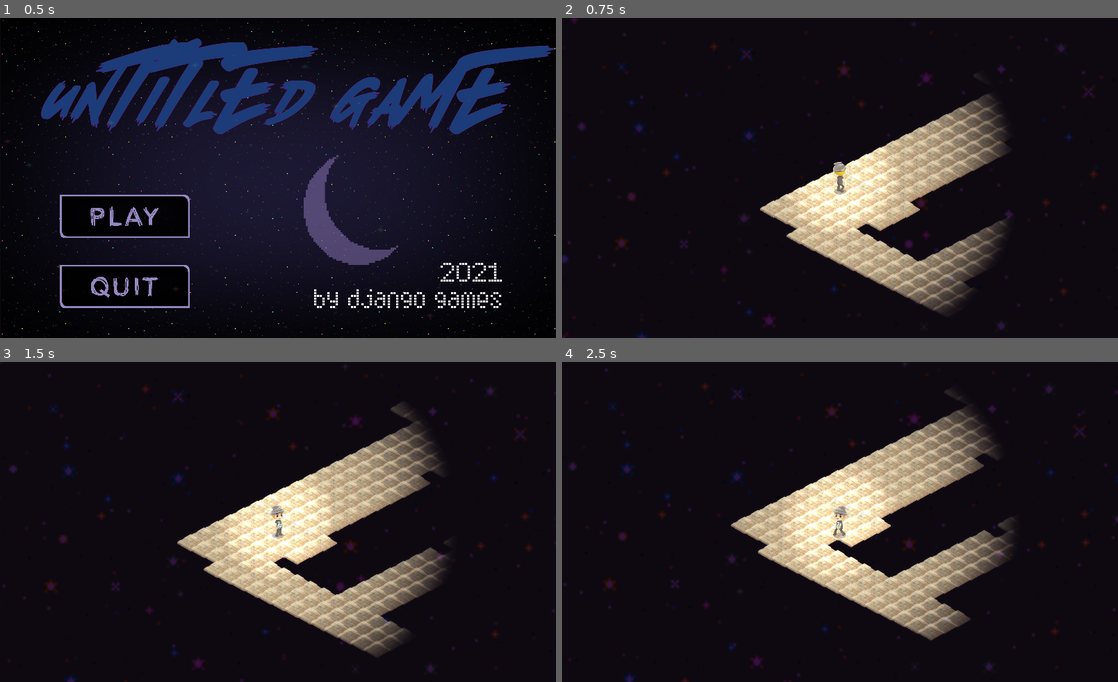
Above: before the commit, frames 1-4 (two rows, left to right).
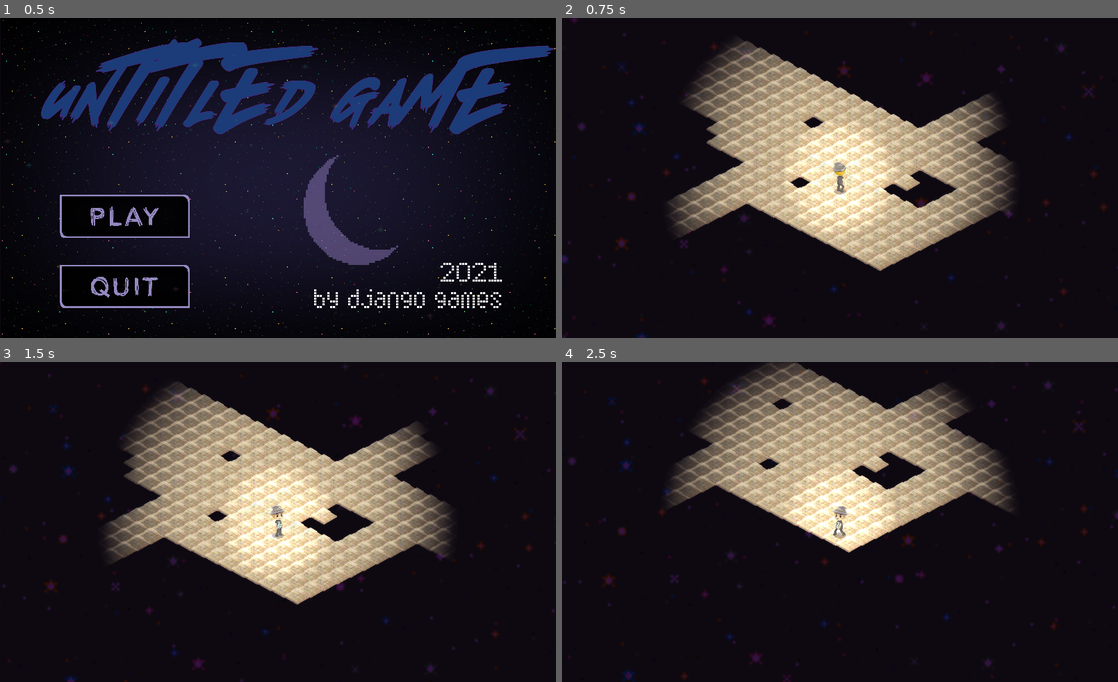
Above: after the commit, the same moments.

Repository: django-games/cgj2021
Game: Godot game, scene res://src/UI/MainMenu.tscn
The game is run twice, just before and just after one commit, with the same random seed, the same clock (stepped at 60 frames per second) and the same inputs.
Inputs (mouse positions are in pixels of both pictures, inside the frame that each line leads up to):
- Up to frame 1 (0.5 s): no input
- Up to frame 2 (0.75 s): click (684, 216) at 0.5 s
- Up to frame 3 (1.5 s): tap Enter at 1.25 s; hold Right (ui_right) from 1.28 s (still down)
- Up to frame 4 (2.5 s): release Right (ui_right) at 2.03 s; hold Down (ui_down) from 2.03 s (still down)

Frame 1 is identical in both runs. In frame 2, 21% of the frame differs, in the area x 19-82%, y 6-93%; in frame 3, 21%; in frame 4, 28%, in the area x 0-100%, y 0-100%.

Commit message:
Collision shape of the player smaller. Change number of steps to 15. Z_index of player and enemy changed to 1

Diff:
--- a/project/Walker.gd
+++ b/project/Walker.gd
@@ -2,7 +2,7 @@
 class_name Walker
 
 const DIRECTIONS = [Vector2.RIGHT, Vector2.UP, Vector2.LEFT, Vector2.DOWN]
-const MAX_STEPS: = 25
+const MAX_STEPS: = 15
 const CHANCE_TURN: = 0.128
 
 var position: = Vector2.ZERO
--- a/project/src/Actors/Enemy.tscn
+++ b/project/src/Actors/Enemy.tscn
@@ -93,6 +93,7 @@
 
 [node name="Enemy" type="Area2D"]
 light_mask = -2147483646
+z_index = 1
 script = ExtResource( 2 )
 
 [node name="Particles2D" type="CPUParticles2D" parent="."]
--- a/project/src/Actors/Player.gd
+++ b/project/src/Actors/Player.gd
@@ -106,7 +106,6 @@
 func is_dead():
 	return dead
 
-
 func pick_gem(gem_name):
 	collected_gems.append(gem_name)
 	check_win()
--- a/project/src/Actors/Player.tscn
+++ b/project/src/Actors/Player.tscn
@@ -13,294 +13,295 @@
 [sub_resource type="AtlasTexture" id=1]
 flags = 4
 atlas = ExtResource( 3 )
+region = Rect2( 510, 170, 85, 170 )
+
+[sub_resource type="AtlasTexture" id=2]
+flags = 4
+atlas = ExtResource( 3 )
+region = Rect2( 595, 170, 85, 170 )
+
+[sub_resource type="AtlasTexture" id=3]
+flags = 4
+atlas = ExtResource( 3 )
+region = Rect2( 680, 170, 85, 170 )
+
+[sub_resource type="AtlasTexture" id=4]
+flags = 4
+atlas = ExtResource( 3 )
+region = Rect2( 765, 170, 85, 170 )
+
+[sub_resource type="AtlasTexture" id=5]
+flags = 4
+atlas = ExtResource( 3 )
+region = Rect2( 850, 170, 85, 170 )
+
+[sub_resource type="AtlasTexture" id=6]
+flags = 4
+atlas = ExtResource( 3 )
+region = Rect2( 935, 170, 85, 170 )
+
+[sub_resource type="AtlasTexture" id=7]
+flags = 4
+atlas = ExtResource( 3 )
+region = Rect2( 1530, 170, 85, 170 )
+
+[sub_resource type="AtlasTexture" id=8]
+flags = 4
+atlas = ExtResource( 3 )
+region = Rect2( 1615, 170, 85, 170 )
+
+[sub_resource type="AtlasTexture" id=9]
+flags = 4
+atlas = ExtResource( 3 )
+region = Rect2( 1700, 170, 85, 170 )
+
+[sub_resource type="AtlasTexture" id=10]
+flags = 4
+atlas = ExtResource( 3 )
+region = Rect2( 1785, 170, 85, 170 )
+
+[sub_resource type="AtlasTexture" id=11]
+flags = 4
+atlas = ExtResource( 3 )
+region = Rect2( 1870, 170, 85, 170 )
+
+[sub_resource type="AtlasTexture" id=12]
+flags = 4
+atlas = ExtResource( 3 )
+region = Rect2( 1955, 170, 85, 170 )
+
+[sub_resource type="AtlasTexture" id=13]
+flags = 4
+atlas = ExtResource( 3 )
+region = Rect2( 510, 0, 85, 170 )
+
+[sub_resource type="AtlasTexture" id=14]
+flags = 4
+atlas = ExtResource( 3 )
+region = Rect2( 595, 0, 85, 170 )
+
+[sub_resource type="AtlasTexture" id=15]
+flags = 4
+atlas = ExtResource( 3 )
+region = Rect2( 680, 0, 85, 170 )
+
+[sub_resource type="AtlasTexture" id=16]
+flags = 4
+atlas = ExtResource( 3 )
+region = Rect2( 765, 0, 85, 170 )
+
+[sub_resource type="AtlasTexture" id=17]
+flags = 4
+atlas = ExtResource( 3 )
+region = Rect2( 850, 0, 85, 170 )
+
+[sub_resource type="AtlasTexture" id=18]
+flags = 4
+atlas = ExtResource( 3 )
+region = Rect2( 935, 0, 85, 170 )
+
+[sub_resource type="AtlasTexture" id=19]
+flags = 4
+atlas = ExtResource( 3 )
+region = Rect2( 1020, 170, 85, 170 )
+
+[sub_resource type="AtlasTexture" id=20]
+flags = 4
+atlas = ExtResource( 3 )
+region = Rect2( 1105, 170, 85, 170 )
+
+[sub_resource type="AtlasTexture" id=21]
+flags = 4
+atlas = ExtResource( 3 )
+region = Rect2( 1190, 170, 85, 170 )
+
+[sub_resource type="AtlasTexture" id=22]
+flags = 4
+atlas = ExtResource( 3 )
+region = Rect2( 1275, 170, 85, 170 )
+
+[sub_resource type="AtlasTexture" id=23]
+flags = 4
+atlas = ExtResource( 3 )
+region = Rect2( 1360, 170, 85, 170 )
+
+[sub_resource type="AtlasTexture" id=24]
+flags = 4
+atlas = ExtResource( 3 )
+region = Rect2( 1445, 170, 85, 170 )
+
+[sub_resource type="AtlasTexture" id=25]
+flags = 4
+atlas = ExtResource( 3 )
+region = Rect2( 1020, 0, 85, 170 )
+
+[sub_resource type="AtlasTexture" id=26]
+flags = 4
+atlas = ExtResource( 3 )
+region = Rect2( 1105, 0, 85, 170 )
+
+[sub_resource type="AtlasTexture" id=27]
+flags = 4
+atlas = ExtResource( 3 )
+region = Rect2( 1190, 0, 85, 170 )
+
+[sub_resource type="AtlasTexture" id=28]
+flags = 4
+atlas = ExtResource( 3 )
+region = Rect2( 1275, 0, 85, 170 )
+
+[sub_resource type="AtlasTexture" id=29]
+flags = 4
+atlas = ExtResource( 3 )
+region = Rect2( 1360, 0, 85, 170 )
+
+[sub_resource type="AtlasTexture" id=30]
+flags = 4
+atlas = ExtResource( 3 )
+region = Rect2( 1445, 0, 85, 170 )
+
+[sub_resource type="AtlasTexture" id=31]
+flags = 4
+atlas = ExtResource( 3 )
+region = Rect2( 0, 0, 85, 170 )
+
+[sub_resource type="AtlasTexture" id=32]
+flags = 4
+atlas = ExtResource( 3 )
+region = Rect2( 85, 0, 85, 170 )
+
+[sub_resource type="AtlasTexture" id=33]
+flags = 4
+atlas = ExtResource( 3 )
+region = Rect2( 170, 0, 85, 170 )
+
+[sub_resource type="AtlasTexture" id=34]
+flags = 4
+atlas = ExtResource( 3 )
+region = Rect2( 255, 0, 85, 170 )
+
+[sub_resource type="AtlasTexture" id=35]
+flags = 4
+atlas = ExtResource( 3 )
+region = Rect2( 340, 0, 85, 170 )
+
+[sub_resource type="AtlasTexture" id=36]
+flags = 4
+atlas = ExtResource( 3 )
+region = Rect2( 425, 0, 85, 170 )
+
+[sub_resource type="AtlasTexture" id=37]
+flags = 4
+atlas = ExtResource( 3 )
+region = Rect2( 1530, 0, 85, 170 )
+
+[sub_resource type="AtlasTexture" id=38]
+flags = 4
+atlas = ExtResource( 3 )
+region = Rect2( 1615, 0, 85, 170 )
+
+[sub_resource type="AtlasTexture" id=39]
+flags = 4
+atlas = ExtResource( 3 )
+region = Rect2( 1700, 0, 85, 170 )
+
+[sub_resource type="AtlasTexture" id=40]
+flags = 4
+atlas = ExtResource( 3 )
+region = Rect2( 1785, 0, 85, 170 )
+
+[sub_resource type="AtlasTexture" id=41]
+flags = 4
+atlas = ExtResource( 3 )
+region = Rect2( 1870, 0, 85, 170 )
+
+[sub_resource type="AtlasTexture" id=42]
+flags = 4
+atlas = ExtResource( 3 )
+region = Rect2( 1955, 0, 85, 170 )
+
+[sub_resource type="AtlasTexture" id=43]
+flags = 4
+atlas = ExtResource( 3 )
 region = Rect2( 0, 170, 85, 170 )
 
-[sub_resource type="AtlasTexture" id=2]
+[sub_resource type="AtlasTexture" id=44]
 flags = 4
 atlas = ExtResource( 3 )
 region = Rect2( 85, 170, 85, 170 )
 
-[sub_resource type="AtlasTexture" id=3]
+[sub_resource type="AtlasTexture" id=45]
 flags = 4
 atlas = ExtResource( 3 )
 region = Rect2( 170, 170, 85, 170 )
 
-[sub_resource type="AtlasTexture" id=4]
+[sub_resource type="AtlasTexture" id=46]
 flags = 4
 atlas = ExtResource( 3 )
 region = Rect2( 255, 170, 85, 170 )
 
-[sub_resource type="AtlasTexture" id=5]
+[sub_resource type="AtlasTexture" id=47]
 flags = 4
 atlas = ExtResource( 3 )
 region = Rect2( 340, 170, 85, 170 )
 
-[sub_resource type="AtlasTexture" id=6]
+[sub_resource type="AtlasTexture" id=48]
 flags = 4
 atlas = ExtResource( 3 )
 region = Rect2( 425, 170, 85, 170 )
-
-[sub_resource type="AtlasTexture" id=7]
-flags = 4
-atlas = ExtResource( 3 )
-region = Rect2( 1020, 0, 85, 170 )
-
-[sub_resource type="AtlasTexture" id=8]
-flags = 4
-atlas = ExtResource( 3 )
-region = Rect2( 1105, 0, 85, 170 )
-
-[sub_resource type="AtlasTexture" id=9]
-flags = 4
-atlas = ExtResource( 3 )
-region = Rect2( 1190, 0, 85, 170 )
-
-[sub_resource type="AtlasTexture" id=10]
-flags = 4
-atlas = ExtResource( 3 )
-region = Rect2( 1275, 0, 85, 170 )
-
-[sub_resource type="AtlasTexture" id=11]
-flags = 4
-atlas = ExtResource( 3 )
-region = Rect2( 1360, 0, 85, 170 )
-
-[sub_resource type="AtlasTexture" id=12]
-flags = 4
-atlas = ExtResource( 3 )
-region = Rect2( 1445, 0, 85, 170 )
-
-[sub_resource type="AtlasTexture" id=13]
-flags = 4
-atlas = ExtResource( 3 )
-region = Rect2( 0, 0, 85, 170 )
-
-[sub_resource type="AtlasTexture" id=14]
-flags = 4
-atlas = ExtResource( 3 )
-region = Rect2( 85, 0, 85, 170 )
-
-[sub_resource type="AtlasTexture" id=15]
-flags = 4
-atlas = ExtResource( 3 )
-region = Rect2( 170, 0, 85, 170 )
-
-[sub_resource type="AtlasTexture" id=16]
-flags = 4
-atlas = ExtResource( 3 )
-region = Rect2( 255, 0, 85, 170 )
-
-[sub_resource type="AtlasTexture" id=17]
-flags = 4
-atlas = ExtResource( 3 )
-region = Rect2( 340, 0, 85, 170 )
-
-[sub_resource type="AtlasTexture" id=18]
-flags = 4
-atlas = ExtResource( 3 )
-region = Rect2( 425, 0, 85, 170 )
-
-[sub_resource type="AtlasTexture" id=19]
-flags = 4
-atlas = ExtResource( 3 )
-region = Rect2( 1530, 0, 85, 170 )
-
-[sub_resource type="AtlasTexture" id=20]
-flags = 4
-atlas = ExtResource( 3 )
-region = Rect2( 1615, 0, 85, 170 )
-
-[sub_resource type="AtlasTexture" id=21]
-flags = 4
-atlas = ExtResource( 3 )
-region = Rect2( 1700, 0, 85, 170 )
-
-[sub_resource type="AtlasTexture" id=22]
-flags = 4
-atlas = ExtResource( 3 )
-region = Rect2( 1785, 0, 85, 170 )
-
-[sub_resource type="AtlasTexture" id=23]
-flags = 4
-atlas = ExtResource( 3 )
-region = Rect2( 1870, 0, 85, 170 )
-
-[sub_resource type="AtlasTexture" id=24]
-flags = 4
-atlas = ExtResource( 3 )
-region = Rect2( 1955, 0, 85, 170 )
-
-[sub_resource type="AtlasTexture" id=25]
-flags = 4
-atlas = ExtResource( 3 )
-region = Rect2( 510, 170, 85, 170 )
-
-[sub_resource type="AtlasTexture" id=26]
-flags = 4
-atlas = ExtResource( 3 )
-region = Rect2( 595, 170, 85, 170 )
-
-[sub_resource type="AtlasTexture" id=27]
-flags = 4
-atlas = ExtResource( 3 )
-region = Rect2( 680, 170, 85, 170 )
-
-[sub_resource type="AtlasTexture" id=28]
-flags = 4
-atlas = ExtResource( 3 )
-region = Rect2( 765, 170, 85, 170 )
-
-[sub_resource type="AtlasTexture" id=29]
-flags = 4
-atlas = ExtResource( 3 )
-region = Rect2( 850, 170, 85, 170 )
-
-[sub_resource type="AtlasTexture" id=30]
-flags = 4
-atlas = ExtResource( 3 )
-region = Rect2( 935, 170, 85, 170 )
-
-[sub_resource type="AtlasTexture" id=31]
-flags = 4
-atlas = ExtResource( 3 )
-region = Rect2( 1530, 170, 85, 170 )
-
-[sub_resource type="AtlasTexture" id=32]
-flags = 4
-atlas = ExtResource( 3 )
-region = Rect2( 1615, 170, 85, 170 )
-
-[sub_resource type="AtlasTexture" id=33]
-flags = 4
-atlas = ExtResource( 3 )
-region = Rect2( 1700, 170, 85, 170 )
-
-[sub_resource type="AtlasTexture" id=34]
-flags = 4
-atlas = ExtResource( 3 )
-region = Rect2( 1785, 170, 85, 170 )
-
-[sub_resource type="AtlasTexture" id=35]
-flags = 4
-atlas = ExtResource( 3 )
-region = Rect2( 1870, 170, 85, 170 )
-
-[sub_resource type="AtlasTexture" id=36]
-flags = 4
-atlas = ExtResource( 3 )
-region = Rect2( 1955, 170, 85, 170 )
-
-[sub_resource type="AtlasTexture" id=37]
-flags = 4
-atlas = ExtResource( 3 )
-region = Rect2( 510, 0, 85, 170 )
-
-[sub_resource type="AtlasTexture" id=38]
-flags = 4
-atlas = ExtResource( 3 )
-region = Rect2( 595, 0, 85, 170 )
-
-[sub_resource type="AtlasTexture" id=39]
-flags = 4
-atlas = ExtResource( 3 )
-region = Rect2( 680, 0, 85, 170 )
-
-[sub_resource type="AtlasTexture" id=40]
-flags = 4
-atlas = ExtResource( 3 )
-region = Rect2( 765, 0, 85, 170 )
-
-[sub_resource type="AtlasTexture" id=41]
-flags = 4
-atlas = ExtResource( 3 )
-region = Rect2( 850, 0, 85, 170 )
-
-[sub_resource type="AtlasTexture" id=42]
-flags = 4
-atlas = ExtResource( 3 )
-region = Rect2( 935, 0, 85, 170 )
-
-[sub_resource type="AtlasTexture" id=43]
-flags = 4
-atlas = ExtResource( 3 )
-region = Rect2( 1020, 170, 85, 170 )
-
-[sub_resource type="AtlasTexture" id=44]
-flags = 4
-atlas = ExtResource( 3 )
-region = Rect2( 1105, 170, 85, 170 )
-
-[sub_resource type="AtlasTexture" id=45]
-flags = 4
-atlas = ExtResource( 3 )
-region = Rect2( 1190, 170, 85, 170 )
-
-[sub_resource type="AtlasTexture" id=46]
-flags = 4
-atlas = ExtResource( 3 )
-region = Rect2( 1275, 170, 85, 170 )
-
-[sub_resource type="AtlasTexture" id=47]
-flags = 4
-atlas = ExtResource( 3 )
-region = Rect2( 1360, 170, 85, 170 )
-
-[sub_resource type="AtlasTexture" id=48]
-flags = 4
-atlas = ExtResource( 3 )
-region = Rect2( 1445, 170, 85, 170 )
 
 [sub_resource type="SpriteFrames" id=49]
 animations = [ {
 "frames": [ SubResource( 1 ), SubResource( 2 ), SubResource( 3 ), SubResource( 4 ), SubResource( 5 ), SubResource( 6 ) ],
 "loop": true,
+"name": "move_back",
+"speed": 5.0
+}, {
+"frames": [ SubResource( 7 ), SubResource( 8 ), SubResource( 9 ), SubResource( 10 ), SubResource( 11 ), SubResource( 12 ) ],
+"loop": true,
+"name": "move_right_back",
+"speed": 5.0
+}, {
+"frames": [ SubResource( 13 ), SubResource( 14 ), SubResource( 15 ), SubResource( 16 ), SubResource( 17 ), SubResource( 18 ) ],
+"loop": true,
+"name": "move_front",
+"speed": 5.0
+}, {
+"frames": [ SubResource( 19 ), SubResource( 20 ), SubResource( 21 ), SubResource( 22 ), SubResource( 23 ), SubResource( 24 ) ],
+"loop": true,
+"name": "move_right",
+"speed": 5.0
+}, {
+"frames": [ SubResource( 25 ), SubResource( 26 ), SubResource( 27 ), SubResource( 28 ), SubResource( 29 ), SubResource( 30 ) ],
+"loop": true,
+"name": "move_left_front",
+"speed": 5.0
+}, {
+"frames": [ SubResource( 31 ), SubResource( 32 ), SubResource( 33 ), SubResource( 34 ), SubResource( 35 ), SubResource( 36 ) ],
+"loop": true,
+"name": "move_right_front",
+"speed": 5.0
+}, {
+"frames": [ SubResource( 37 ), SubResource( 38 ), SubResource( 39 ), SubResource( 40 ), SubResource( 41 ), SubResource( 42 ) ],
+"loop": true,
+"name": "move_left",
+"speed": 5.0
+}, {
+"frames": [ SubResource( 43 ), SubResource( 44 ), SubResource( 45 ), SubResource( 46 ), SubResource( 47 ), SubResource( 48 ) ],
+"loop": true,
 "name": "move_left_back",
 "speed": 5.0
-}, {
-"frames": [ SubResource( 7 ), SubResource( 8 ), SubResource( 9 ), SubResource( 10 ), SubResource( 11 ), SubResource( 12 ) ],
-"loop": true,
-"name": "move_left_front",
-"speed": 5.0
-}, {
-"frames": [ SubResource( 13 ), SubResource( 14 ), SubResource( 15 ), SubResource( 16 ), SubResource( 17 ), SubResource( 18 ) ],
-"loop": true,
-"name": "move_right_front",
-"speed": 5.0
-}, {
-"frames": [ SubResource( 19 ), SubResource( 20 ), SubResource( 21 ), SubResource( 22 ), SubResource( 23 ), SubResource( 24 ) ],
-"loop": true,
-"name": "move_left",
-"speed": 5.0
-}, {
-"frames": [ SubResource( 25 ), SubResource( 26 ), SubResource( 27 ), SubResource( 28 ), SubResource( 29 ), SubResource( 30 ) ],
-"loop": true,
-"name": "move_back",
-"speed": 5.0
-}, {
-"frames": [ SubResource( 31 ), SubResource( 32 ), SubResource( 33 ), SubResource( 34 ), SubResource( 35 ), SubResource( 36 ) ],
-"loop": true,
-"name": "move_right_back",
-"speed": 5.0
-}, {
-"frames": [ SubResource( 37 ), SubResource( 38 ), SubResource( 39 ), SubResource( 40 ), SubResource( 41 ), SubResource( 42 ) ],
-"loop": true,
-"name": "move_front",
-"speed": 5.0
-}, {
-"frames": [ SubResource( 43 ), SubResource( 44 ), SubResource( 45 ), SubResource( 46 ), SubResource( 47 ), SubResource( 48 ) ],
-"loop": true,
-"name": "move_right",
-"speed": 5.0
 } ]
 
 [sub_resource type="CircleShape2D" id=50]
-radius = 23.0217
+radius = 19.2354
 
 [sub_resource type="DynamicFont" id=51]
 size = 144
 font_data = ExtResource( 6 )
 
 [node name="Player" type="KinematicBody2D"]
+z_index = 1
 collision_mask = 6
 script = ExtResource( 2 )
 
@@ -310,7 +311,7 @@
 animation = "move_front"
 
 [node name="CollisionShape2D" type="CollisionShape2D" parent="."]
-position = Vector2( 6, 53 )
+position = Vector2( 0, 50 )
 shape = SubResource( 50 )
 
 [node name="DeathMessage" type="Label" parent="."]
--- a/project/src/Levels/GeneratedLevel.gd
+++ b/project/src/Levels/GeneratedLevel.gd
@@ -47,7 +47,7 @@
 	for location in map:
 		for direction in DIRECTIONS:
 			# Set tile as floor
-			if direction == Vector2.ZERO or randf() <= 0.75:
+			if direction == Vector2.ZERO or randf() <= 0.60:
 				tileMap.set_cellv(location+direction, 3)
 
 			# Generate invisible collision tiles
@@ -69,7 +69,7 @@
 		var gem_instance = Gem.instance()
 		gem_instance.gem_name = gem
 
-		# gem_instance.position = tileMap.map_to_world(map[i])
+		#gem_instance.position = tileMap.map_to_world(map[i])
 
 		# Cambiar linea de arriba por lo siguiente cuando querramos randomizar
 		var index:int = max(randi() % map.size(), 550)
--- a/project/src/Levels/GeneratedLevel.tscn
+++ b/project/src/Levels/GeneratedLevel.tscn
@@ -175,10 +175,10 @@
 collision_mask = 0
 format = 1
 
+[node name="Player" parent="." instance=ExtResource( 8 )]
+light_mask = 2
+scale = Vector2( 0.5, 0.5 )
+
 [node name="Enemy" parent="." instance=ExtResource( 9 )]
 position = Vector2( 2214.31, 688.481 )
 scale = Vector2( 0.5, 0.5 )
-
-[node name="Player" parent="." instance=ExtResource( 8 )]
-light_mask = 2
-scale = Vector2( 0.5, 0.5 )
--- a/project/src/Misc/Gem.gd
+++ b/project/src/Misc/Gem.gd
@@ -33,8 +33,6 @@
 
 
 func _on_Item_body_entered(body):
-	if body.name != 'Player':
-		return
-
-	queue_free()
-	body.pick_gem(gem_name)
+	if body.name == 'Player':
+		queue_free()
+		body.pick_gem(gem_name)
